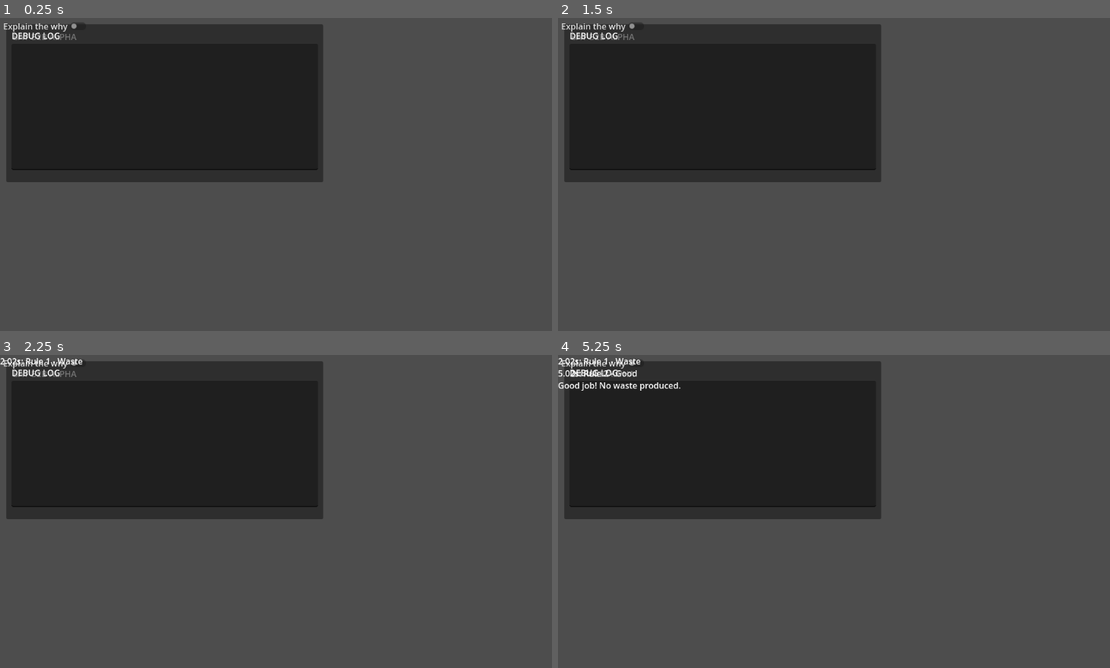
Above: before the commit, frames 1-4 (two rows, left to right).
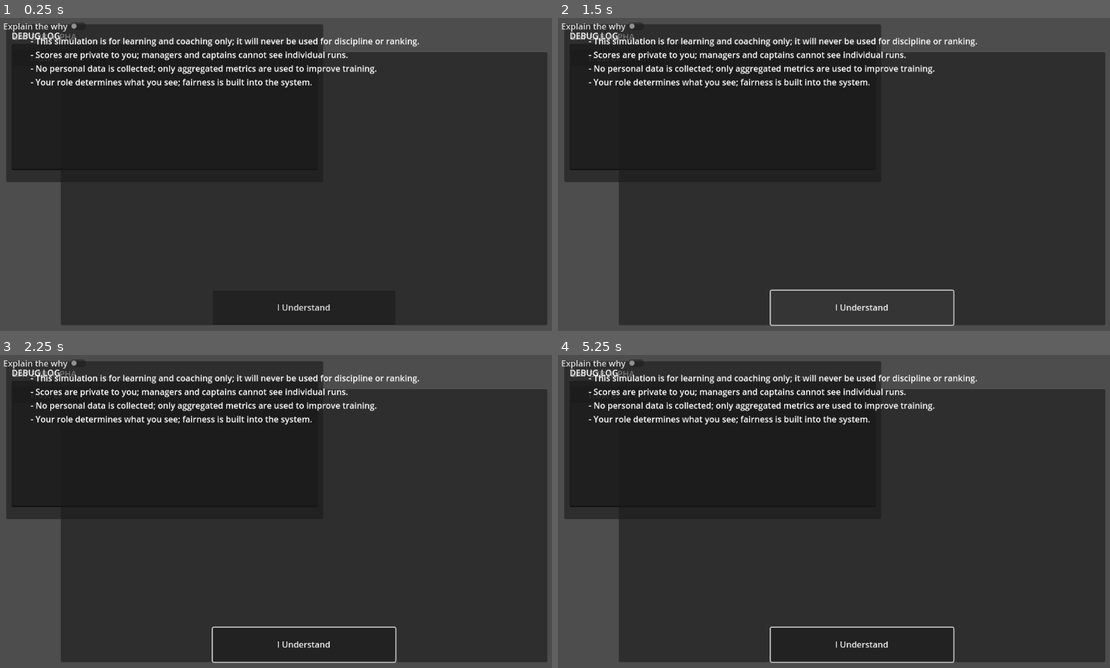
Above: after the commit, the same moments.

Repository: donotworryitisme-boop/wots-alpha
Game: Godot game, scene res://scenes/Main.tscn
Same seed, same stepped clock (60 frames per second), same inputs: the game is played once before the commit and once after it.
Inputs (mouse positions are in pixels of both pictures, inside the frame that each line leads up to):
- Up to frame 1 (0.25 s): no input
- Up to frame 2 (1.5 s): click (618, 58) at 0.5 s, where only the run after the commit has a clickable "Trust Contract"; click (861, 309) at 1.25 s, where only the run after the commit has a clickable "I Understand"
- Up to frame 3 (2.25 s): click "Explain the why" at 2 s
- Up to frame 4 (5.25 s): click "Explain the why" at 2.75 s; click (618, 395) at 3.5 s, where only the run after the commit has a clickable "Trust Contract"; click (861, 646) at 4.25 s, where only the run after the commit has a clickable "I Understand"; click "Explain the why" at 5 s

The runs differ from the first frame. In frame 1, 60% of the frame differs, in the area x 5-100%, y 6-99%; in frame 2, 56%; in frame 3, 60%; in frame 4, 60%, in the area x 0-100%, y 0-99%.

Commit message:
BAY-ALPHA-008: Add Trust Contract screen with first-launch enforcement and UI button

Diff:
--- a/scenes/Main.gd
+++ b/scenes/Main.gd
@@ -3,6 +3,7 @@
 const DEBUG_OVERLAY_SCENE: PackedScene = preload("res://debug/DebugOverlay.tscn")
 const SessionManagerClass               = preload("res://core/session/SessionManager.gd")
 const FeedbackLayerScene: PackedScene   = preload("res://ui/FeedbackLayer.tscn")
+const TrustContractScene: PackedScene   = preload("res://ui/TrustContract.tscn")
 
 var session_manager: SessionManager
 var feedback_layer: FeedbackLayer
@@ -13,15 +14,42 @@
 		var overlay = DEBUG_OVERLAY_SCENE.instantiate()
 		add_child(overlay)
 
-	# Create and start session manager
+	# Create session manager
 	session_manager = SessionManagerClass.new()
 	add_child(session_manager)
 
-	# Instantiate and add the feedback layer overlay
+	# Create feedback layer and assign it to the session manager
 	feedback_layer = FeedbackLayerScene.instantiate()
 	add_child(feedback_layer)
-	# Assign feedback layer to session manager
 	session_manager.feedback_layer = feedback_layer
 
-	# Start the training session
+	# Show trust contract on first launch or start the session directly
+	show_trust_contract_if_needed()
+
+func show_trust_contract_if_needed() -> void:
+	var path := "user://trust_contract_seen.dat"
+	if FileAccess.file_exists(path):
+		# Already accepted; start the session
+		start_training_session()
+	else:
+		show_trust_contract()
+
+func show_trust_contract() -> void:
+	# Instantiate the Trust Contract overlay and connect its signal
+	var contract := TrustContractScene.instantiate()
+	add_child(contract)
+	if contract.has_signal("accepted"):
+		contract.connect("accepted", Callable(self, "_on_trust_contract_accepted"))
+	contract.visible = true
+
+func _on_trust_contract_accepted() -> void:
+	# User accepted the contract; start the session
+	start_training_session()
+
+func start_training_session() -> void:
+	# Begin the training session
 	session_manager.start_session()
+
+# Method exposed to show the contract again from the UI
+func show_trust_contract_again() -> void:
+	show_trust_contract()
--- /dev/null
+++ b/scripts/BayUI.gd
@@ -0,0 +1,14 @@
+extends Control
+
+# Handles UI interactions for BayUI, including showing the Trust Contract.
+
+func _ready() -> void:
+	var trust_button := $TrustButton
+	if trust_button:
+		trust_button.connect("pressed", Callable(self, "_on_trust_button_pressed"))
+
+func _on_trust_button_pressed() -> void:
+	# Find the Main node and call its show_trust_contract_again() method if available.
+	var main_node := get_tree().get_root().get_node("Main")
+	if main_node and main_node.has_method("show_trust_contract_again"):
+		main_node.show_trust_contract_again()
--- /dev/null
+++ b/scripts/TrustContract.gd
@@ -0,0 +1,20 @@
+extends Control
+class_name TrustContract
+
+signal accepted
+
+# Handles the Trust Contract overlay: shows text and emits when accepted.
+
+func _ready() -> void:
+	# Connect the accept button signal
+	$Panel/AcceptButton.connect("pressed", Callable(self, "_on_accept_pressed"))
+
+func _on_accept_pressed() -> void:
+	# Save a file to indicate the contract has been seen
+	var path := "user://trust_contract_seen.dat"
+	var file := FileAccess.open(path, FileAccess.WRITE)
+	file.store_string("1")
+	file.close()
+	# Emit acceptance and remove self
+	emit_signal("accepted")
+	queue_free()
--- a/ui/BayUI.tscn
+++ b/ui/BayUI.tscn
@@ -1,4 +1,6 @@
-[gd_scene format=3 uid="uid://kc045vs43g0m"]
+[gd_scene load_steps=2 format=3 uid="uid://kc045vs43g0m"]
+
+[ext_resource path="res://scripts/BayUI.gd" type="Script" id=1]
 
 [node name="BayUI" type="Control"]
 layout_mode = 3
@@ -7,6 +9,7 @@
 anchor_bottom = 1.0
 grow_horizontal = 2
 grow_vertical = 2
+script = ExtResource(1)
 
 [node name="TitleLabel" type="Label" parent="."]
 layout_mode = 0
@@ -15,3 +18,11 @@
 offset_right = 145.0
 offset_bottom = 47.0
 text = "BAY B2B ALPHA"
+
+[node name="TrustButton" type="Button" parent="."]
+layout_mode = 0
+offset_left = 24.0
+offset_top = 60.0
+offset_right = 200.0
+offset_bottom = 90.0
+text = "Trust Contract"
--- /dev/null
+++ b/ui/TrustContract.tscn
@@ -0,0 +1,34 @@
+[gd_scene format=3 uid="uid://cju655f2dgpc0"]
+
+[node name="TrustContract" type="Control"]
+visible = false
+layout_mode = 3
+anchors_preset = 15
+anchor_right = 1.0
+anchor_bottom = 1.0
+
+[node name="TrustContract#Panel" type="Panel" parent="."]
+layout_mode = 0
+anchor_left = 0.1
+anchor_top = 0.1
+anchor_right = 0.9
+anchor_bottom = 0.9
+
+[node name="TrustContract_Panel#Text" type="Label" parent="."]
+layout_mode = 0
+anchor_left = 0.05
+anchor_top = 0.05
+anchor_right = 0.95
+anchor_bottom = 0.75
+text = "- This simulation is for learning and coaching only; it will never be used for discipline or ranking.
+- Scores are private to you; managers and captains cannot see individual runs.
+- No personal data is collected; only aggregated metrics are used to improve training.
+- Your role determines what you see; fairness is built into the system."
+
+[node name="TrustContract_Panel#AcceptButton" type="Button" parent="."]
+layout_mode = 0
+anchor_left = 0.35
+anchor_top = 0.8
+anchor_right = 0.65
+anchor_bottom = 0.9
+text = "I Understand"
Not shown, added: scripts/BayUI.gd.uid
Not shown, added: scripts/TrustContract.gd.uid
